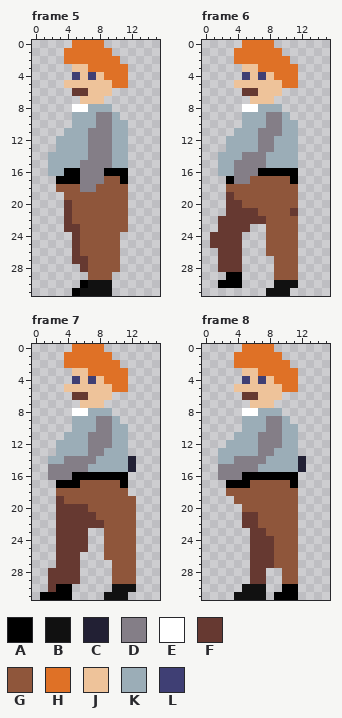
Pixel-art file -- assets/1.aseprite. This is how it looked before the edit.
16x32 pixels, 17 frames. Shown: frame 5, frame 6, frame 7, frame 8. The commit also changed other frames, which this record leaves out.
Visible layers, top first: "hair", "head", "shirt", "pant".
Palette (. is transparent): A #000000  B #111111  C #222034  D #847e87  E #ffffff  F #663931  G #8f563b  H #df7126  J #eec39a  K #9badb7  L #3f3f74
Pixels before, frame 5, first column x 2:
 0 ...HHHH...
 1 ..HHHHHH..
 2 ..HHHHHHH.
 3 ...JJHHHHH
 4 ...LJLJHHH
 5 ..JJJJJJHH
 6 ...FFJJJ..
 7 ....JJJ...
 8 ...EEKKK..
 9 ...KKKDDK.
10 ...KKKDDKK
11 ..KKKDDDKK
12 .KKKKDDDKK
13 .KKKKDDDKK
14 KKKKKDDDKK
15 KKKKDDDDKK
16 KKAADDDAAA
17 .AAADDDGGA
18 .GGGDDGGGG
19 ..GGGGGGGG
20 ..FGGGGGGG
21 ..FGGGGGGG
22 ..FGGGGGGG
23 ..FFGGGGGG
24 ...FGGGGG.
25 ...FGGGGG.
26 ...FGGGGG.
27 ...FFGGGG.
28 ....FGGGG.
29 .....GGG..
30 ....ABBB..
31 ...ABBBB..
Pixels before, frame 6, first column x 1:
 0 ....HHHH...
 1 ...HHHHHH..
 2 ...HHHHHHH.
 3 ....JJHHHHH
 4 ....LJLJHHH
 5 ...JJJJJJHH
 6 ....FFJJJ..
 7 .....JJJ...
 8 ....EEKKK..
 9 ....KKKDDK.
10 ....KKKDDKK
11 ...KKKDDDKK
12 ..KKKKDDKKK
13 ..KKKKDDKKK
14 .KKKDDDKKKK
15 .KKDDDDKKKK
16 .KKDDDAAAAA
17 ..ADDGGGGGA
18 ..GGGGGGGGG
19 ..FGGGGGGGG
20 ..FFGGGGGGG
21 ..FFFFGGGGF
22 .FFFFFFGGGG
23 .FFFF..GGGG
24 FFFF...GGGG
25 FFFF...GGGG
26 .FFF...GGGG
27 .FFF....GGG
28 .FFF....GGG
29 ..AA....GGG
30 .AAA....BBB
31 .......BBB.
Pixels before, frame 7, first column x 1:
 0 ....HHHH....
 1 ...HHHHHH...
 2 ...HHHHHHH..
 3 ....JJHHHHH.
 4 ....LJLJHHH.
 5 ...JJJJJJHH.
 6 ....FFJJJ...
 7 .....JJJ....
 8 ....EEKKK...
 9 ....KKKDDK..
10 ....KKKDDKK.
11 ...KKKDDDKK.
12 ..KKKKDDDKK.
13 ..KKKKDDKKK.
14 .KKDDDDKKKKC
15 .DDDDDKKKKKC
16 .DDDAAAAAAA.
17 ..AAAGGGGGA.
18 ..GGGGGGGGG.
19 ..FGGGGGGGGG
20 ..FFFFGGGGGG
21 ..FFFFFGGGGG
22 ..FFFFFFGGGG
23 ..FFFF..GGGG
24 ..FFFF..GGGG
25 ..FFFF..GGGG
26 ..FFF...GGGG
27 ..FFF....GGG
28 .FFFF....GGG
29 .FFFF....GGG
30 .FAA.....BBB
31 AAAA....BBB.
Pixels before, frame 8, first column x 2:
 0 ...HHHH....
 1 ..HHHHHH...
 2 ..HHHHHHH..
 3 ...JJHHHHH.
 4 ...LJLJHHH.
 5 ..JJJJJJHH.
 6 ...FFJJJ...
 7 ....JJJ....
 8 ...EEKKK...
 9 ...KKKDDK..
10 ...KKKDDKK.
11 ..KKKDDDKK.
12 .KKKKDDDKK.
13 KKKKKDDKKK.
14 KKDDDDKKKKC
15 DDDDDKKKKKC
16 DDDAAAAAAA.
17 .AAAGGGGGA.
18 .GGGGGGGGG.
19 ..GGGGGGGG.
20 ...GGGGGGG.
21 ...FFGGGGG.
22 ...FFGGGGG.
23 ....FFGGGG.
24 ....FFFGGG.
25 ....FFFGGG.
26 ....FFFGGG.
27 ....FFFGGG.
28 ....FF..GG.
29 ....FF..GG.
30 ...BBB..AA.
31 ..BBBB.AAA.
And afterwards:
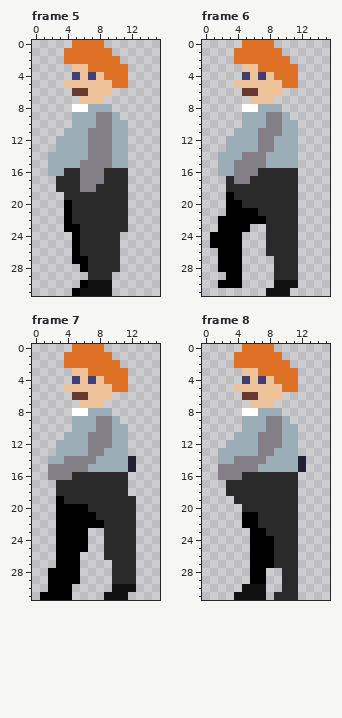
What changed:
colour G: #8f563b -> #2a2a2a
Frame 5, layer "pant":
y 16: x 4..5 AA -> GG; x 9..11 AAA -> GGG
y 17: x 3..5 AAA -> GGG; x 11 A -> G
y 20..22: x 4 F -> A
y 23: x 4..5 FF -> AA
y 24..26: x 5 F -> A
y 27: x 5..6 FF -> AA
y 28: x 6 F -> A
Frame 6, layer "pant":
y 16: x 7..11 AAAAA -> GGGGG
y 17: x 3 A -> G; x 11 A -> G
y 19: x 3 F -> A
y 20: x 3..4 FF -> AA
y 21: x 3..6 FFFF -> AAAA; x 11 F -> G
y 22: x 2..7 FFFFFF -> AAAAAA
y 23: x 2..5 FFFF -> AAAA
y 24..25: x 1..4 FFFF -> AAAA
y 26..28: x 2..4 FFF -> AAA
Frame 7, layer "pant":
y 16: x 5..11 AAAAAAA -> GGGGGGG
y 17: x 3..5 AAA -> GGG; x 11 A -> G
y 19: x 3 F -> A
y 20: x 3..6 FFFF -> AAAA
y 21: x 3..7 FFFFF -> AAAAA
y 22: x 3..8 FFFFFF -> AAAAAA
y 23..25: x 3..6 FFFF -> AAAA
y 26..27: x 3..5 FFF -> AAA
y 28..29: x 2..5 FFFF -> AAAA
y 30: x 2 F -> A
Frame 8, layer "pant":
y 16: x 5..11 AAAAAAA -> GGGGGGG
y 17: x 3..5 AAA -> GGG; x 11 A -> G
y 21..22: x 5..6 FF -> AA
y 23: x 6..7 FF -> AA
y 24..27: x 6..8 FFF -> AAA
y 28..29: x 6..7 FF -> AA
y 30: x 10..11 AA -> GG
y 31: x 9..11 AAA -> GGG
Where, in picture pixels (left, top, right, bottom), the same in both pictures:
changed: (56, 168, 128, 280)
changed: (210, 168, 298, 280)
changed: (48, 472, 136, 592)
changed: (226, 472, 298, 600)
